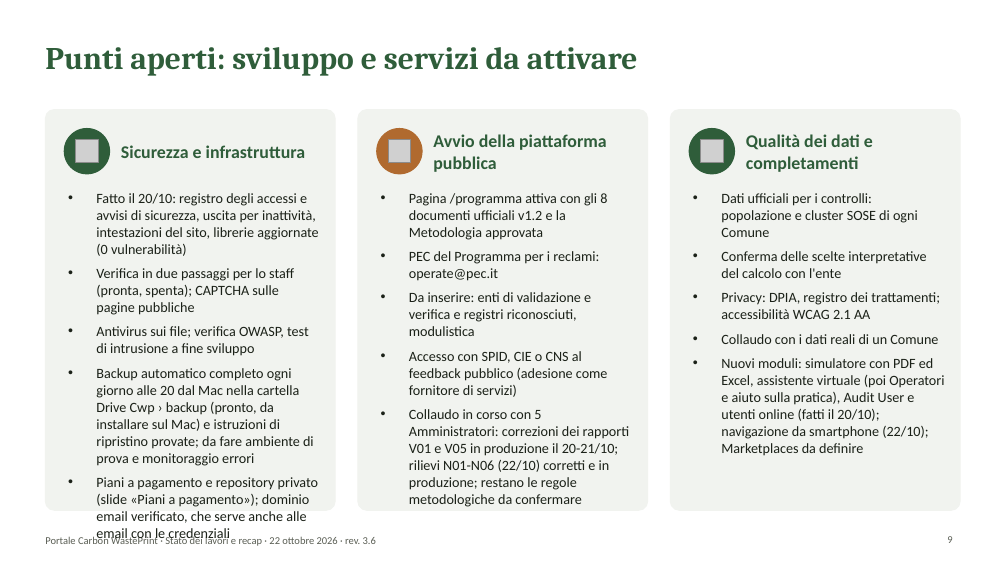
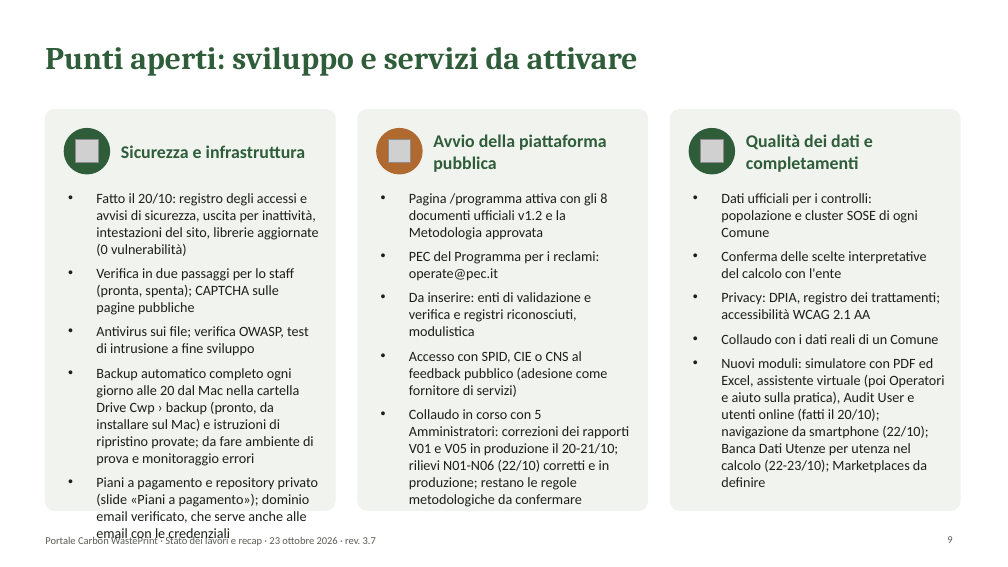
Before and after one commit to lucamorettioperate/portale-cwp, a slide deck: slide 9 of public/documentazione/Presentazione_Portale_CWP.pptx. Drawn at 1008x567 pixels with LibreOffice and Linux fonts; fonts in the diff are those of the drawing; grey boxes stand for pictures; background and template pictures are left out. Boxes give left, top, right and bottom in pixels: in the first picture for what was removed or moved away, otherwise in the second. Text is boxed around its words. In the diff, an @@ line names an element or a change of style, - is before the commit and + after.

```diff
--- a/public/documentazione/Presentazione_Portale_CWP.pptx
+++ b/public/documentazione/Presentazione_Portale_CWP.pptx
@@ text at (x1=721, y1=358, x2=944, y2=487): text changed @@
-• Nuovi moduli: simulatore con PDF ed Excel, assistente virtuale (poi Operatori e aiuto sulla pratica), Audit User e utenti online (fatti il 20/10); navigazione da smartphone (22/10); Marketplaces da definire
+• Nuovi moduli: simulatore con PDF ed Excel, assistente virtuale (poi Operatori e aiuto sulla pratica), Audit User e utenti online (fatti il 20/10); navigazione da smartphone (22/10); Banca Dati Utenze per utenza nel calcolo (22-23/10); Marketplaces da definire
@@ text at (x1=45, y1=536, x2=376, y2=546): text changed @@
-Portale Carbon WastePrint · Stato dei lavori e recap · 22 ottobre 2026 · rev. 3.6
+Portale Carbon WastePrint · Stato dei lavori e recap · 23 ottobre 2026 · rev. 3.7
```
Also in this commit, not shown: 13 other slides changed, 25 other files.
